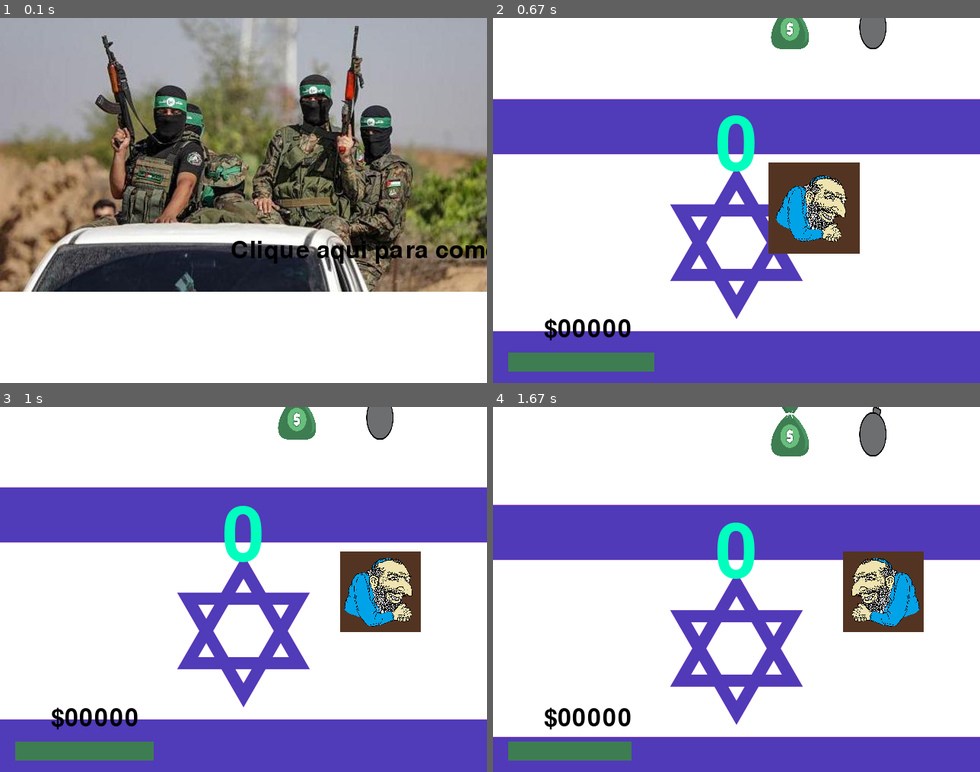
Above: before the commit, frames 1-4 (two rows, left to right).
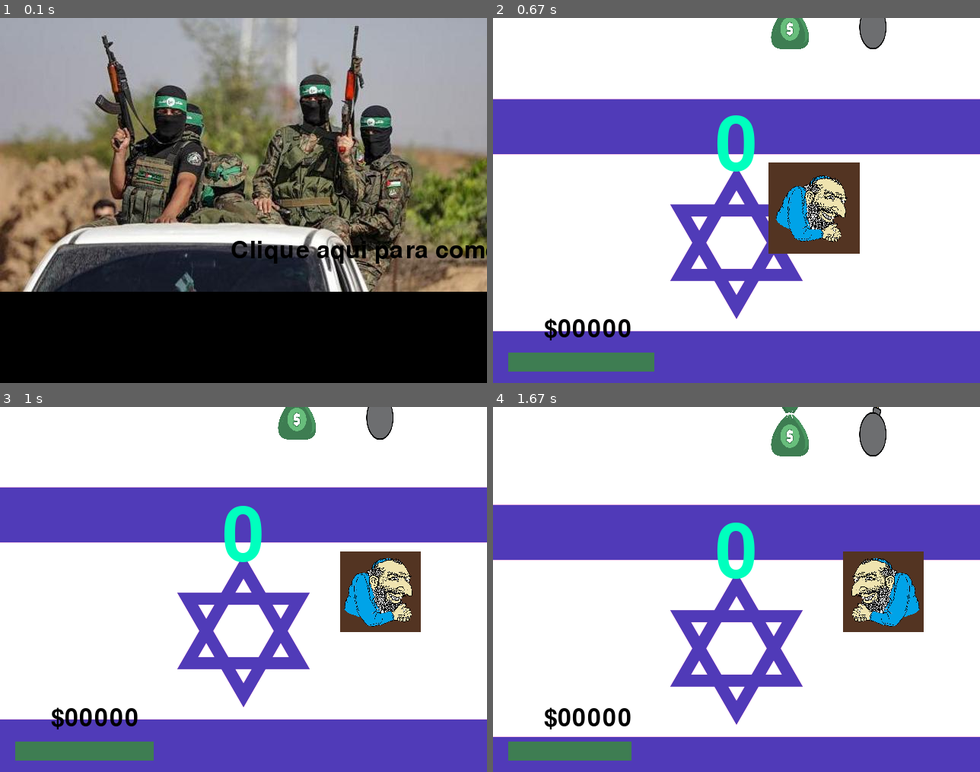
Above: after the commit, the same moments.

Repository: insper-classroom/projeto-pygame-jogo-thais-e-gustavo-valente
Game: pygame game, started from jogo.py
Same seed, same stepped clock (60 frames per second), same inputs: the game is played once before the commit and once after it.
Inputs (mouse positions are in pixels of both pictures, inside the frame that each line leads up to):
- Up to frame 1 (0.1 s): no input
- Up to frame 2 (0.67 s): click "Clique aqui para começar" at 0.38 s
- Up to frame 3 (1 s): click (126, 593) at 0.72 s
- Up to frame 4 (1.67 s): click (809, 461) at 1.05 s; click (746, 465) at 1.38 s

The runs differ from the first frame. In frame 1, 25% of the frame differs, in the area x 0-100%, y 75-100%; in frame 2, nothing differs; in frame 3, nothing differs; in frame 4, nothing differs.

Commit message:
feat: organizando em assets na main

Diff:
--- a/jogo.py
+++ b/jogo.py
@@ -75,11 +75,13 @@
     fonte_menor = pygame.font.Font(pygame.font.get_default_font(), 20)
 
     #carrega as imagens
-    sompulo = pygame.mixer.Sound('assets/snd/tiro.mp3')
-    somdinheiro = pygame.mixer.Sound('assets/snd/moneysound.mp3')
-    explodindo = pygame.mixer.Sound('assets/snd/explosao.mp3')
-    musica = pygame.mixer.music.load('assets/snd/musicaestadoislamico.mp3')
-    BRANCO = (255, 255, 255)
+    assets = {
+        'sompulo': pygame.mixer.Sound('assets/snd/tiro.mp3'),
+        'somdinheiro': pygame.mixer.Sound('assets/snd/moneysound.mp3'),
+        'explodindo': pygame.mixer.Sound('assets/snd/explosao.mp3'),
+        'musica': pygame.mixer.music.load('assets/snd/musicaestadoislamico.mp3')
+    }
+
 
     rotacao = -3.5
 
@@ -141,7 +143,6 @@
             clicou = False
             break
 
-        window.fill(BRANCO)
         window.blit(planodefundostart, (0, 0))
         comecar = fonte_pequena.render('Clique aqui para começar', True, (0, 0, 0))
         window.blit(comecar, (window.get_width() / 2 - comecar.get_height() / 2, 290))
@@ -186,7 +187,7 @@
 
         camerafora = -jogador.posicao.y + window.get_height()/2 - jogador.flipatual.get_size()[1]/2
 
-        window.fill(BRANCO)
+        window.fill((255, 255, 255))
         for x in pf:
             x.defineSprite(((jogador.posicao.y/50) % 100) / 100)
             window.blit(x.spritefundo, (0, x.posicao))
@@ -233,7 +234,7 @@
 
         if pulando and not morto:
             jogador.velocidade.y = -forcapulo
-            pygame.mixer.Sound(sompulo)
+            pygame.mixer.Sound(assets['sompulo'])
 
         jogador.posicao.y += jogador.velocidade.y*deltat
         jogador.velocidade.y = clamp(jogador.velocidade.y + jogador.aceleracao*deltat, -100000000, 50)
@@ -249,7 +250,7 @@
                 vida = 100
                 dinheiro.posicao.y -= window.get_height() - random.randrange(0, 200)
                 dinheiro.posicao.x = random.randrange(0, window.get_width() - dinheiro.spritedinheiro.get_width())
-                pygame.mixer.Sound.play(somdinheiro)
+                pygame.mixer.Sound.play(assets['somdinheiro'])
 
         for bomba in bombas:
             if camerafora + bomba.posicao.y + 60 > window.get_height():
@@ -259,7 +260,7 @@
                 vida -= 20
                 bomba.posicao.y -= window.get_height() - random.randrange(0, 200)
                 bomba.posicao.x = random.randrange(0, window.get_width() - bomba.spritebomba.get_width())
-                pygame.mixer.Sound.play(explodindo)
+                pygame.mixer.Sound.play(assets['explodindo'])
 
 
         if morto and clicou and checkcolisoes(mx, my, 3, 3, 4, 4, botaotentenovamente.get_width(), botaotentenovamente.get_height()):
--- a/tempCodeRunnerFile.py
+++ b/tempCodeRunnerFile.py
@@ -1 +1 @@
-dinheirogroup
+window.fill(BRANCO)
